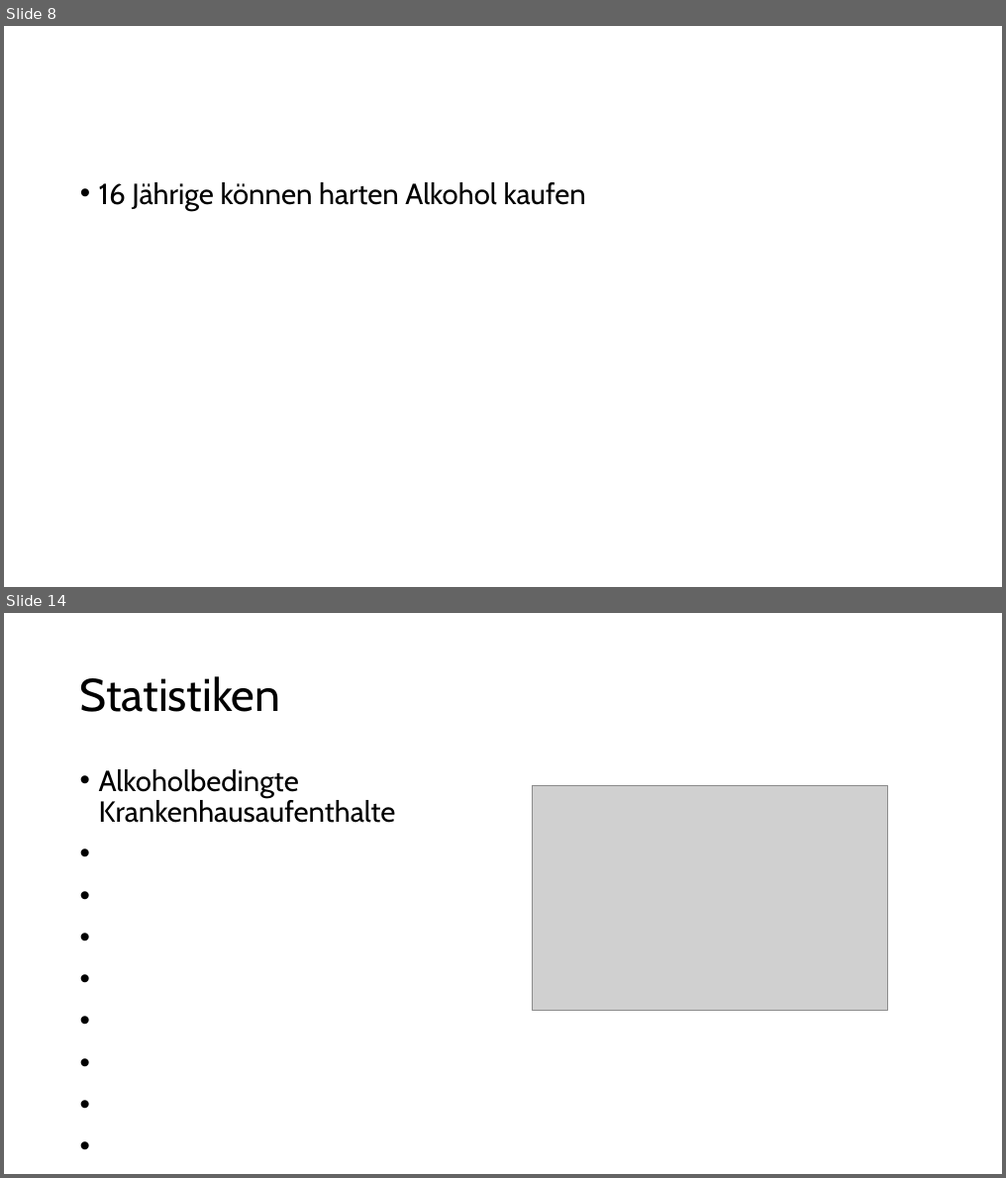
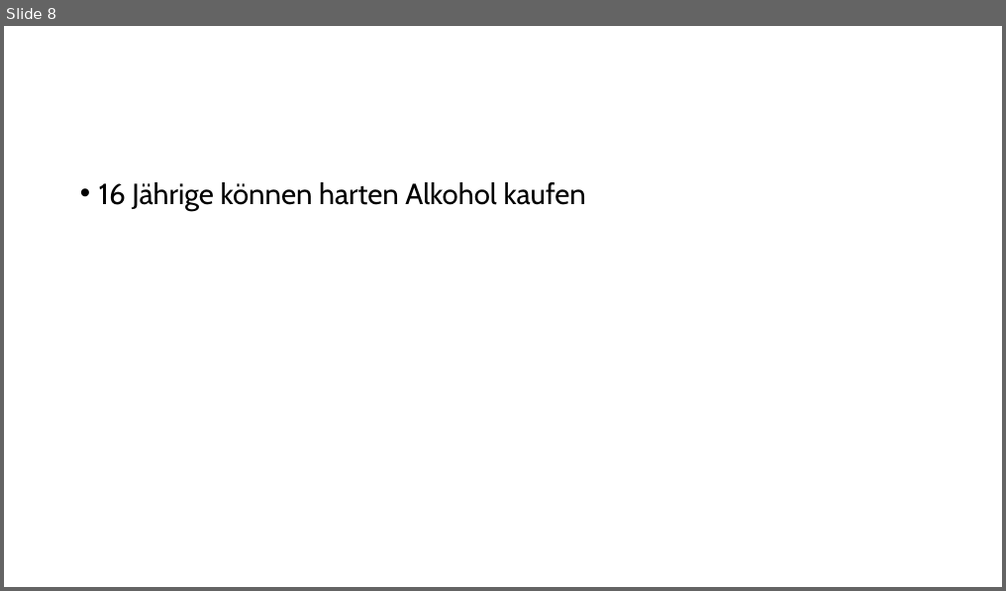
Before and after one commit to Bergschaf/Seminarkurs, a slide deck: präsi/Präsentation.odp. Shown one above the other, each under a label of ours: slides 8 and 14 before the commit, slide 8 after it; the slides between them are not shown. The pictures are 1006x1178 and 1006x591 pixels, drawn with LibreOffice and Linux fonts; fonts in the diff are those of the drawing; grey boxes stand for pictures. Boxes give left, top, right and bottom in pixels: in the first picture for what was removed or moved away, otherwise in the second. Text is boxed around its words. In the diff, an @@ line names an element or a change of style, - is before the commit and + after.

```diff
--- a/präsi/Präsentation.odp
+++ b/präsi/Präsentation.odp
@@ slide 14 removed at <box>4,613,1002,1174</box>, background #FFFFFF @@
@@ title removed at <box>80,676,281,712</box> @@
-Statistiken
@@ text removed at <box>99,769,396,823</box> @@
-• Alkoholbedingte Krankenhausaufenthalte
@@ picture removed at <box>533,785,888,1011</box> @@
```
Also in this commit, not shown: 1 slide changed, 13 slides added, 4 other slides removed.
